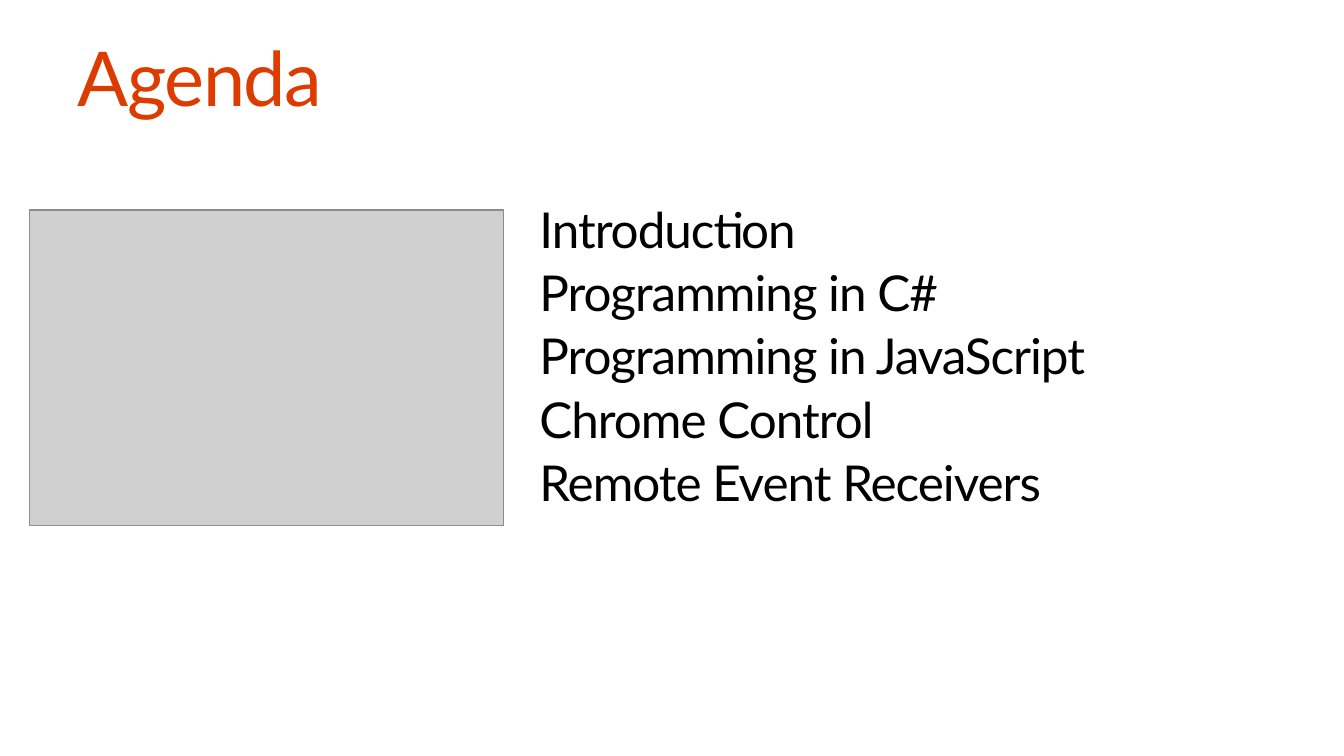
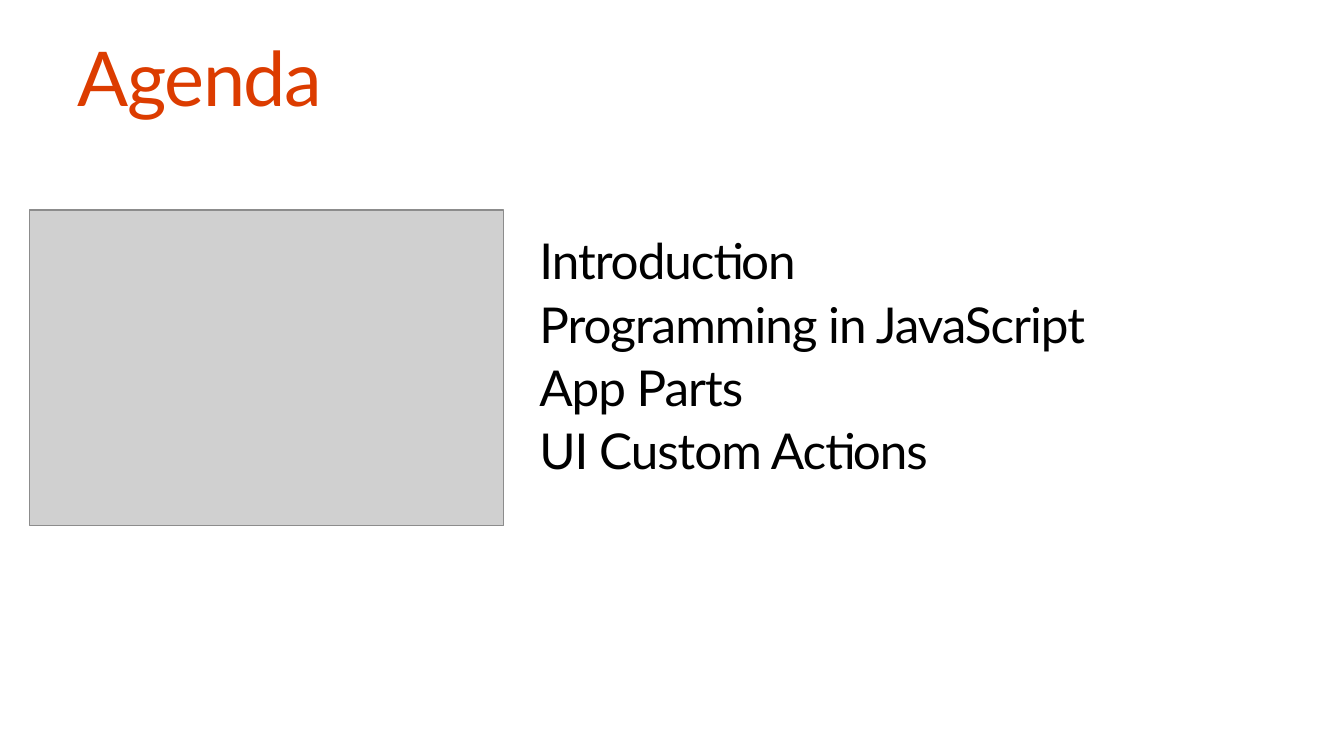
Before and after one commit to OfficeDev/TrainingContent, a slide deck: slide 4 of O3652-5 Deep Dive into SharePoint Hosted Apps/O3652-5 Deep Dive into SharePoint Hosted Apps.pptx. Drawn at 1344x756 pixels with LibreOffice and Linux fonts; fonts in the diff are those of the drawing; grey boxes stand for pictures. Boxes give left, top, right and bottom in pixels: in the first picture for what was removed or moved away, otherwise in the second. Text is boxed around its words. In the diff, an @@ line names an element or a change of style, - is before the commit and + after.

```diff
--- a/O3652-5 Deep Dive into SharePoint Hosted Apps/O3652-5 Deep Dive into SharePoint Hosted Apps.pptx
+++ b/O3652-5 Deep Dive into SharePoint Hosted Apps/O3652-5 Deep Dive into SharePoint Hosted Apps.pptx
@@ text at [539, 275, 938, 320]: paragraph removed @@
-Programming in C#
@@ text at [539, 370, 928, 470]: text changed @@
-Chrome Control
-Remote Event Receivers
+App Parts
+UI Custom Actions
```
Also in this commit, not shown: 8 other slides changed, 5 slides added, 12 slides removed, 1 other file.
